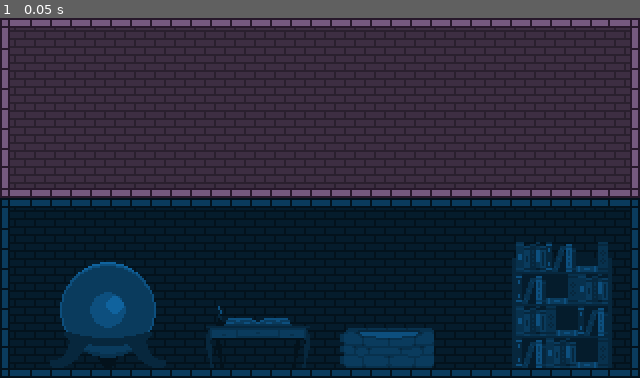
Above: before the commit, frame 1.
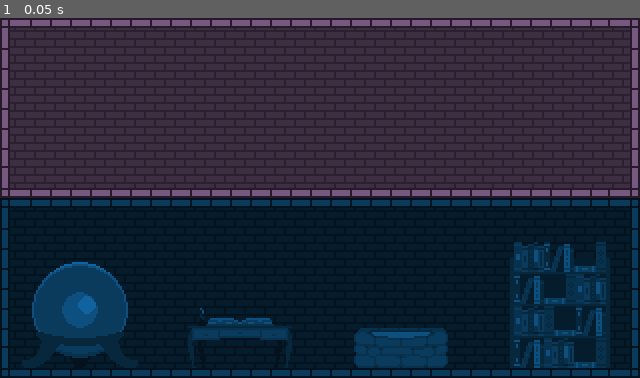
Above: after the commit, the same moment.

Repository: Rowan-Maynor/Incremental-Game
Game: Godot game, scene res://game.tscn
Two runs of this game, one before a commit and one after it. Both use one fixed random seed, a clock stepped at 60 frames per second and the inputs below.
Inputs:
- Up to frame 1 (0.05 s): no input

The runs differ from the first frame. In frame 1, 5.5% of the frame differs, in the area x 3-96%, y 62-98%.

Commit message:
Add sprites for floor 2

Diff:
--- a/incremental-game/game.tscn
+++ b/incremental-game/game.tscn
@@ -8,6 +8,9 @@
 [ext_resource type="Texture2D" uid="uid://b7ku2se6f0iwg" path="res://assets/floor_1/mana_well.png" id="4_ryrav"]
 [ext_resource type="Texture2D" uid="uid://w685ulsavk8q" path="res://assets/floor_1/tome.png" id="5_eow3j"]
 [ext_resource type="Texture2D" uid="uid://b20hdxije0gwu" path="res://assets/floor_1/book_shelf.png" id="6_j5wjh"]
+[ext_resource type="Texture2D" uid="uid://cbnwr2f0iue2m" path="res://assets/floor_2/stone.png" id="9_hve3p"]
+[ext_resource type="Texture2D" uid="uid://cmipkij56bhke" path="res://assets/floor_2/tool_shed.png" id="10_iotsf"]
+[ext_resource type="Texture2D" uid="uid://bxu8bdj4h1ggx" path="res://assets/floor_2/portal.png" id="10_mfdv2"]
 
 [node name="Game" type="Node2D" unique_id=2053109548]
 
@@ -58,20 +61,20 @@
 
 [node name="orb" type="Sprite2D" parent="floor_1" unique_id=1228445746]
 z_index = 1
-position = Vector2(54, 135)
+position = Vector2(40, 135)
 texture = ExtResource("3_7jktm")
 
 [node name="mana_well" type="Sprite2D" parent="floor_1" unique_id=600959075]
 z_index = 1
-position = Vector2(194, 165)
+position = Vector2(200, 165)
 texture = ExtResource("4_ryrav")
 
 [node name="tome" type="Sprite2D" parent="floor_1" unique_id=1569770888]
-position = Vector2(129, 160)
+position = Vector2(120, 160)
 texture = ExtResource("5_eow3j")
 
 [node name="book_shelf" type="Sprite2D" parent="floor_1" unique_id=931830577]
-position = Vector2(281, 130)
+position = Vector2(280, 130)
 texture = ExtResource("6_j5wjh")
 
 [node name="floor_2" type="Control" parent="." unique_id=1436673272]
@@ -109,7 +112,19 @@
 
 [node name="bricks_4" type="TextureRect" parent="floor_2" unique_id=1434605809]
 layout_mode = 0
-offset_left = 240.0
-offset_right = 320.0
+offset_left = 239.0
+offset_right = 319.0
 offset_bottom = 90.0
 texture = ExtResource("4_fc0e3")
+
+[node name="stone" type="Sprite2D" parent="floor_2" unique_id=127125514]
+position = Vector2(40, 70)
+texture = ExtResource("9_hve3p")
+
+[node name="tool_shed" type="Sprite2D" parent="floor_2" unique_id=1945007669]
+position = Vector2(120, 40)
+texture = ExtResource("10_iotsf")
+
+[node name="portal" type="Sprite2D" parent="floor_2" unique_id=1121343149]
+position = Vector2(280, 40)
+texture = ExtResource("10_mfdv2")
--- a/incremental-game/project.godot
+++ b/incremental-game/project.godot
@@ -20,6 +20,7 @@
 window/size/viewport_width=320
 window/size/viewport_height=180
 window/size/mode=3
+window/size/borderless=true
 window/stretch/mode="viewport"
 window/stretch/scale_mode="integer"
 
@@ -31,3 +32,4 @@
 
 textures/canvas_textures/default_texture_filter=0
 rendering_device/driver.windows="d3d12"
+2d/snap/snap_2d_transforms_to_pixel=true
